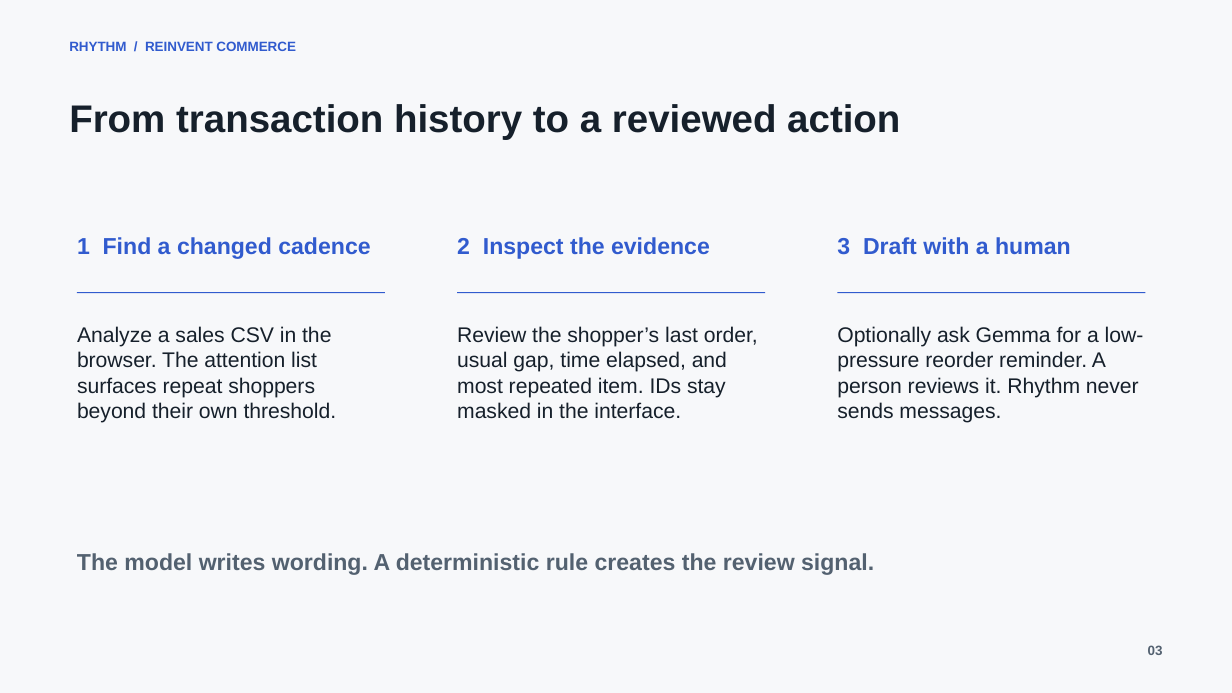
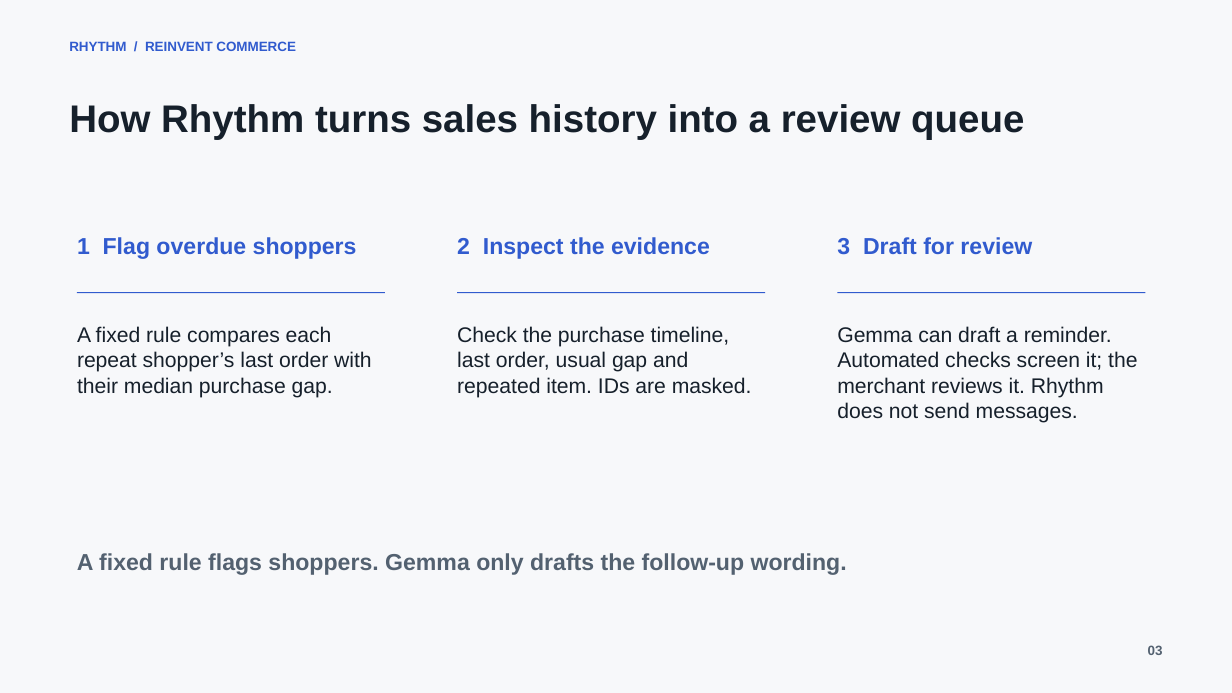
Before and after one commit to KathanSena/Rhythm, a slide deck: slide 3 of submission/Rhythm-Pitch.pptx. Drawn at 1232x693 pixels with LibreOffice and Linux fonts; fonts in the diff are those of the drawing. Boxes give left, top, right and bottom in pixels: in the first picture for what was removed or moved away, otherwise in the second. Text is boxed around its words. In the diff, an @@ line names an element or a change of style, - is before the commit and + after.

Commit message:
Update Rhythm pitch deck

```diff
--- a/submission/Rhythm-Pitch.pptx
+++ b/submission/Rhythm-Pitch.pptx
@@ text at (x1=69, y1=104, x2=1024, y2=140): text changed @@
-From transaction history to a reviewed action
+How Rhythm turns sales history into a review queue
@@ text at (x1=77, y1=237, x2=357, y2=259): text changed @@
-1 Find a changed cadence
+1 Flag overdue shoppers
@@ text at (x1=837, y1=237, x2=1032, y2=255): text changed @@
-3 Draft with a human
+3 Draft for review
@@ text at (x1=77, y1=326, x2=372, y2=398): text changed @@
-Analyze a sales CSV in the browser. The attention list surfaces repeat shoppers beyond their own threshold.
+A fixed rule compares each repeat shopper’s last order with their median purchase gap.
@@ text at (x1=457, y1=326, x2=752, y2=398): text changed @@
-Review the shopper’s last order, usual gap, time elapsed, and most repeated item. IDs stay masked in the interface.
+Check the purchase timeline, last order, usual gap and repeated item. IDs are masked.
@@ text at (x1=837, y1=326, x2=1137, y2=423): text changed @@
-Optionally ask Gemma for a low-pressure reorder reminder. A person reviews it. Rhythm never sends messages.
+Gemma can draft a reminder. Automated checks screen it; the merchant reviews it. Rhythm does not send messages.
@@ text at (x1=77, y1=553, x2=847, y2=575): text changed @@
-The model writes wording. A deterministic rule creates the review signal.
+A fixed rule flags shoppers. Gemma only drafts the follow-up wording.
```
Also in this commit, not shown: 4 other slides changed.
